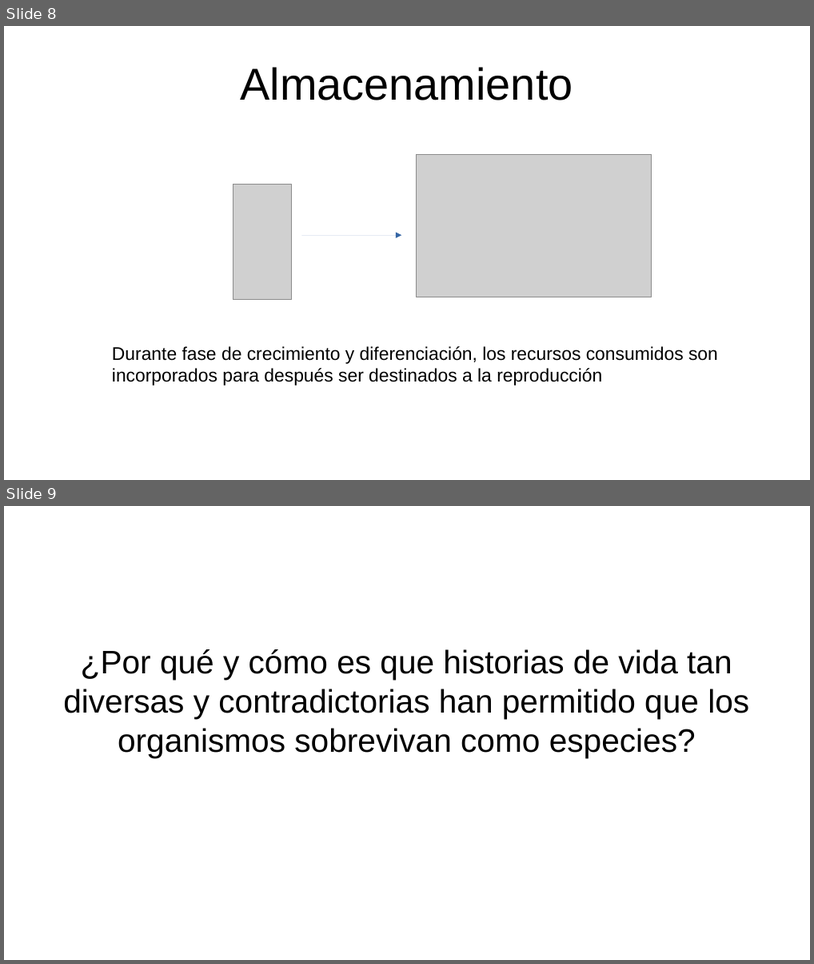
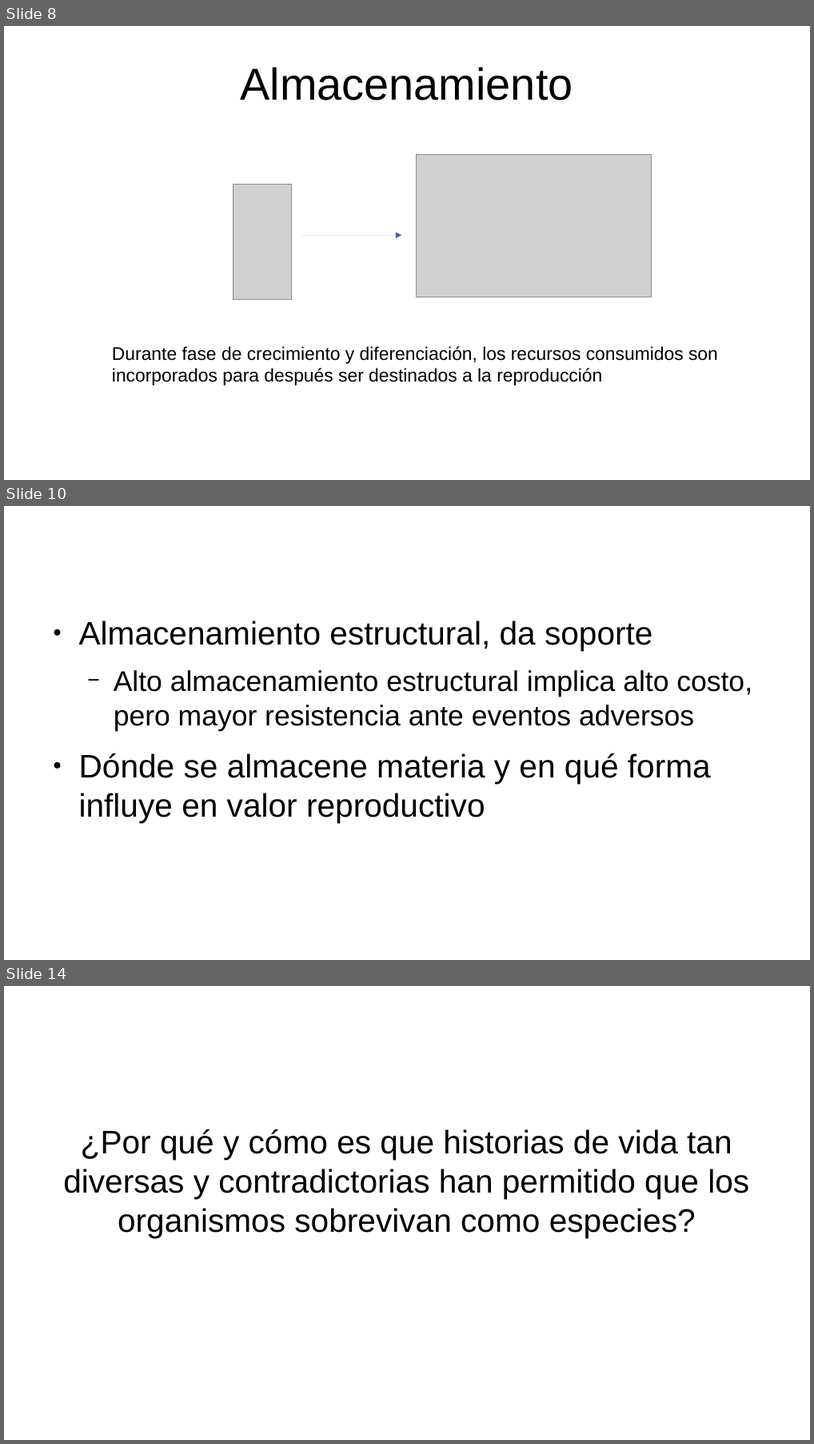
Before and after one commit to gerardommc/Ecologia-poblaciones, a slide deck: Unidad-3/Componentes-historia.odp. Shown one above the other, each under a label of ours: slides 8 and 9 before the commit, slides 8, 10 and 14 after it; the slides between them are not shown. The pictures are 814x964 and 814x1444 pixels, drawn with LibreOffice and Linux fonts; fonts in the diff are those of the drawing; grey boxes stand for pictures. Boxes give left, top, right and bottom in pixels: in the first picture for what was removed or moved away, otherwise in the second. Text is boxed around its words. In the diff, an @@ line names an element or a change of style, - is before the commit and + after.

```diff
--- a/Unidad-3/Componentes-historia.odp
+++ b/Unidad-3/Componentes-historia.odp
@@ slide 10 added at box(4, 506, 810, 960), background #FFFFFF @@
@@ text added at box(79, 620, 753, 823), 32 pt, text #000000 @@
+● Almacenamiento estructural, da soporte
+  − Alto almacenamiento estructural implica alto costo, pero mayor resistencia ante eventos adversos
+● Dónde se almacene materia y en qué forma influye en valor reproductivo
@@ what was slide 9 is now slide 14 @@
```
Also in this commit, not shown: 4 other slides added, 1 other file.
